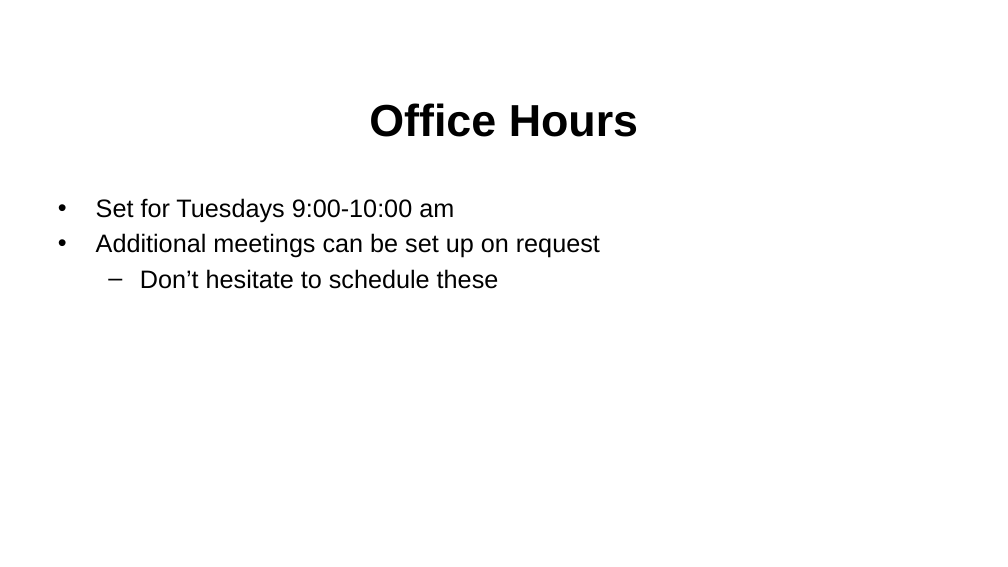
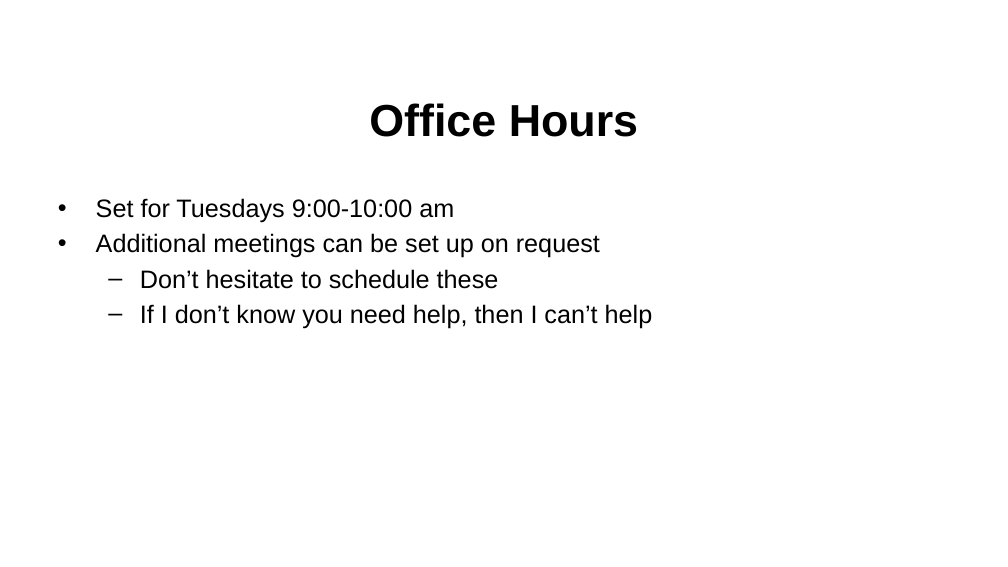
Before and after one commit to benbeeler/TEACHING, a slide deck: slide 5 of Advanced Reactor Materials/Fall2025/Lec1_intro.pptx. Drawn at 1008x567 pixels with LibreOffice and Linux fonts; fonts in the diff are those of the drawing; background and template pictures are left out. Boxes give left, top, right and bottom in pixels: in the first picture for what was removed or moved away, otherwise in the second. Text is boxed around its words. In the diff, an @@ line names an element or a change of style, - is before the commit and + after.

```diff
--- a/Advanced Reactor Materials/Fall2025/Lec1_intro.pptx
+++ b/Advanced Reactor Materials/Fall2025/Lec1_intro.pptx
@@ text at box(140, 304, 653, 329): paragraph added @@
+  – If I don’t know you need help, then I can’t help
```
Also in this commit, not shown: 2 other slides changed.
